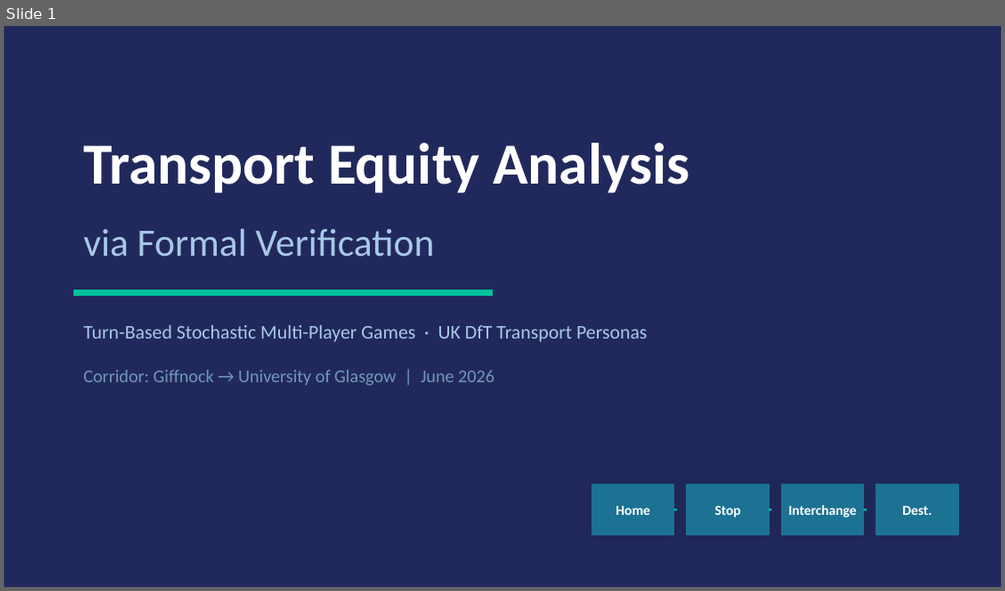
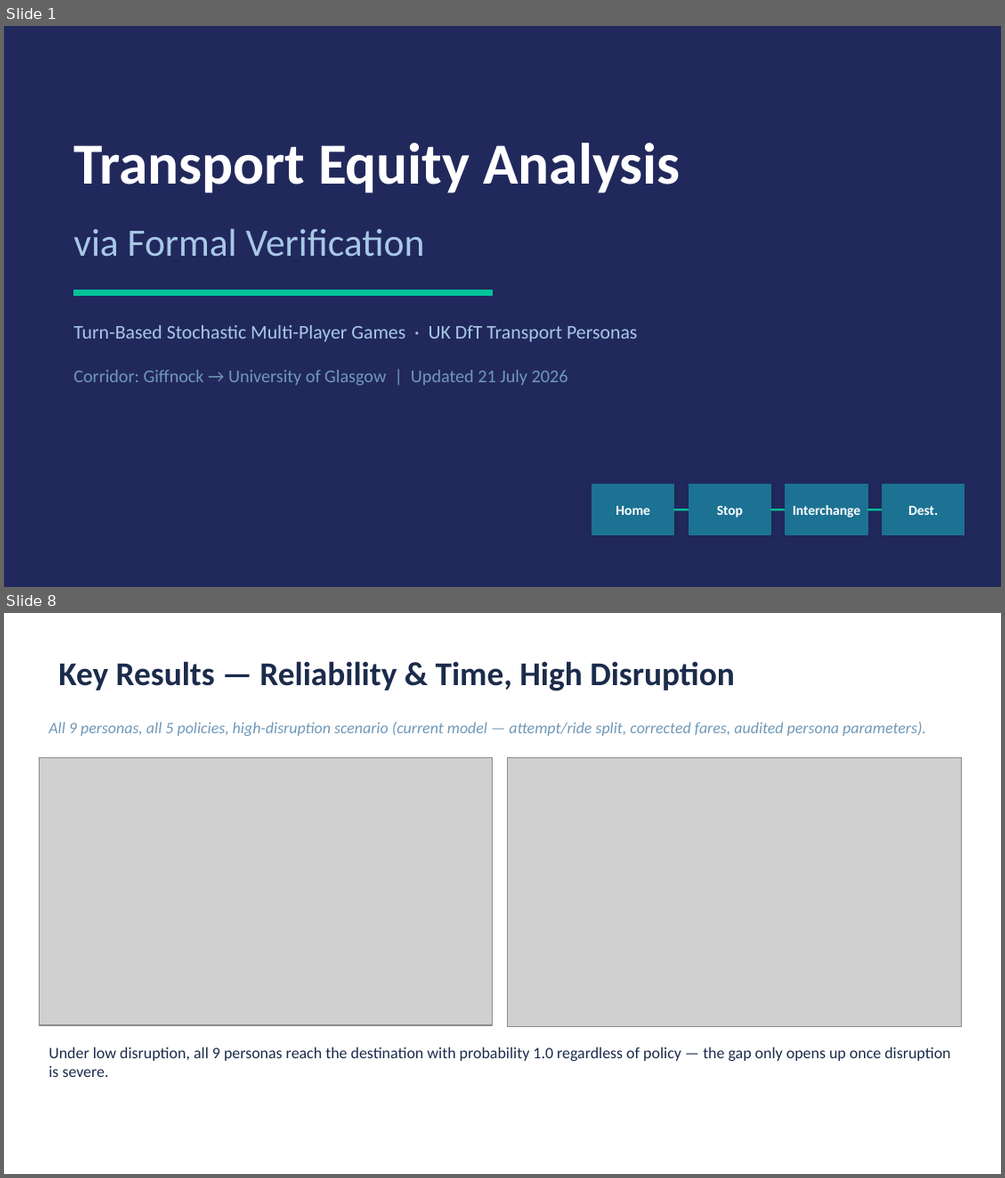
Before and after one commit to Hassan-Chamass/transport_personas_games, a slide deck: transport_smg_presentation.pptx. Shown one above the other, each under a label of ours: slide 1 before the commit, slides 1 and 8 after it; the slides between them are not shown. The pictures are 1005x591 and 1005x1178 pixels, drawn with LibreOffice and Linux fonts; fonts in the diff are those of the drawing; grey boxes stand for pictures. Boxes give left, top, right and bottom in pixels: in the first picture for what was removed or moved away, otherwise in the second. Text is boxed around its words. In the diff, an @@ line names an element or a change of style, - is before the commit and + after.

```diff
--- a/transport_smg_presentation.pptx
+++ b/transport_smg_presentation.pptx
@@ slide 8 added at (4, 613, 1001, 1174), background #FFFFFF @@
@@ text added at (58, 661, 735, 691), 24 pt, text #1B2B4B, bold @@
+Key Results — Reliability & Time, High Disruption
@@ text added at (48, 722, 926, 736), 11.5 pt, text #7098B8, italic @@
+All 9 personas, all 5 policies, high-disruption scenario (current model — attempt/ride split, corrected fares, audited persona parameters).
@@ picture added at (39, 757, 493, 1026) @@
@@ picture added at (508, 757, 961, 1027) @@
@@ text added at (48, 1046, 950, 1077), 11.5 pt, text #1B2B4B @@
+Under low disruption, all 9 personas reach the destination with probability 1.0 regardless of policy — the gap only opens up once disruption is severe.
@@ slide 1 changed as well @@
@@ 3 texts: place and size @@
-3 texts at (83, 143, 689, 342)
+3 texts at (73, 143, 680, 342)
@@ text at (73, 370, 568, 386): text changed @@
-Corridor: Giffnock → University of Glasgow | June 2026
+Corridor: Giffnock → University of Glasgow | Updated 21 July 2026
@@ 2 texts, 2 rectangles: place and size @@
-2 texts, 2 rectangles at (782, 484, 958, 534)
+2 texts, 2 rectangles at (785, 484, 964, 534)
@@ shadow changed in 3 elements at (688, 484, 770, 534), (785, 484, 867, 534), (882, 484, 964, 534) @@
@@ line moved from (674, 509) - (677, 509) to (674, 509) - (688, 509) @@
@@ line moved from (769, 509) - (771, 509) to (770, 509) - (785, 509) @@
@@ line moved from (863, 509) - (866, 509) to (867, 509) - (882, 509) @@
```
Also in this commit, not shown: 4 other slides changed, 7 other slides added, 3 slides removed, 8 other files.
